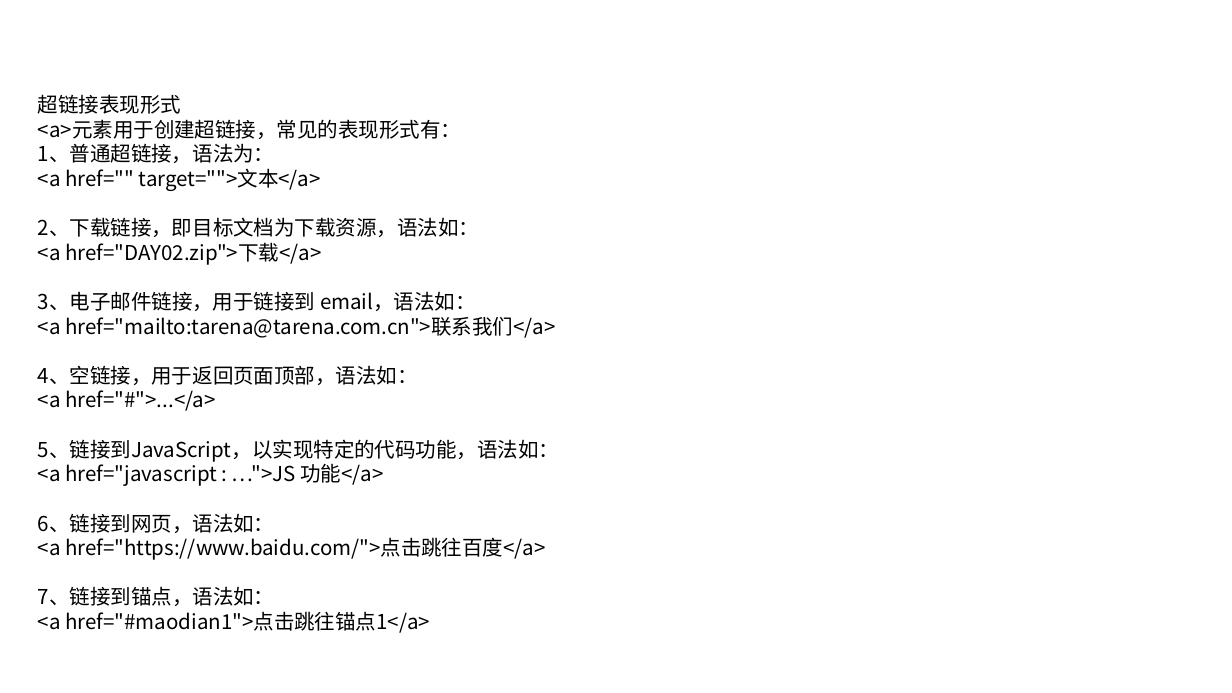
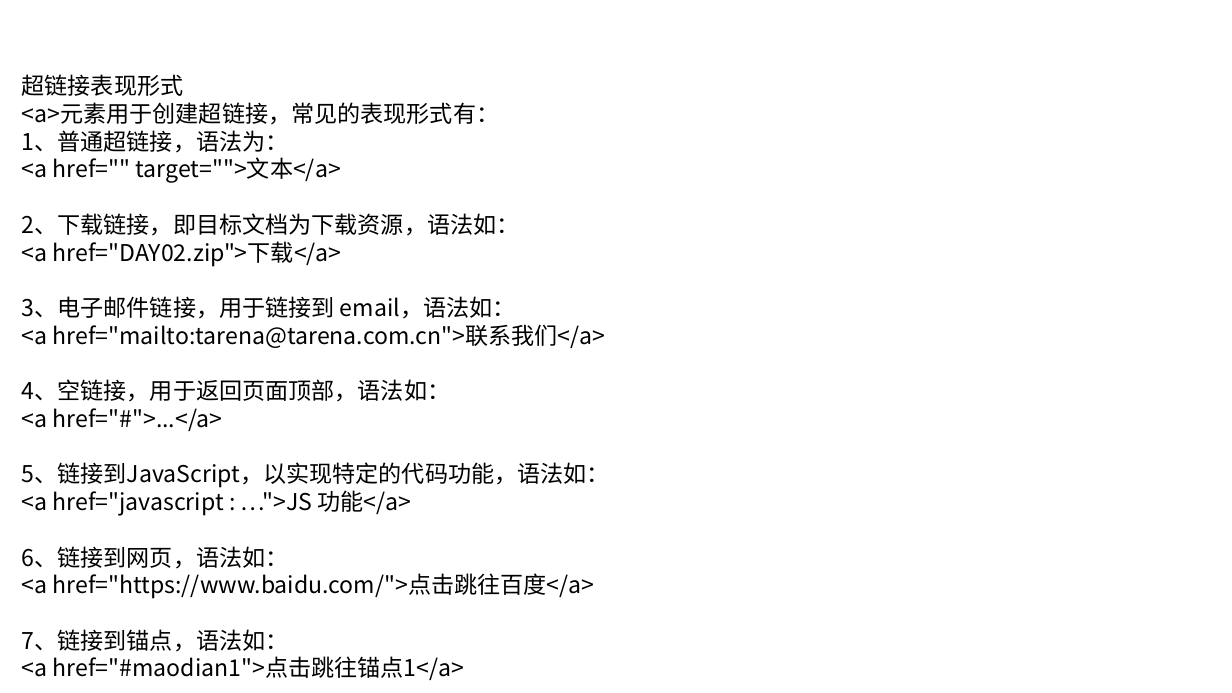
Before and after one commit to linkknown/PPT, a slide deck: slide 16 of 前端PPT/html 简介.pptx (slide 13 before the commit). Drawn at 1232x693 pixels with LibreOffice and Linux fonts; fonts in the diff are those of the drawing; background and template pictures are left out. Boxes give left, top, right and bottom in pixels: in the first picture for what was removed or moved away, otherwise in the second. Text is boxed around its words. In the diff, an @@ line names an element or a change of style, - is before the commit and + after.

```diff
--- a/前端PPT/html 简介.pptx
+++ b/前端PPT/html 简介.pptx
@@ text "超链接表现形式": place and size @@
-text "超链接表现形式" at <box>38,94,559,633</box>
+text "超链接表现形式" at <box>22,74,610,680</box>
@@ text "超链接表现形式" at <box>22,74,610,680</box>: size 16 to 18 pt @@
```
Also in this commit, not shown: 31 other slides changed, 3 slides added.
